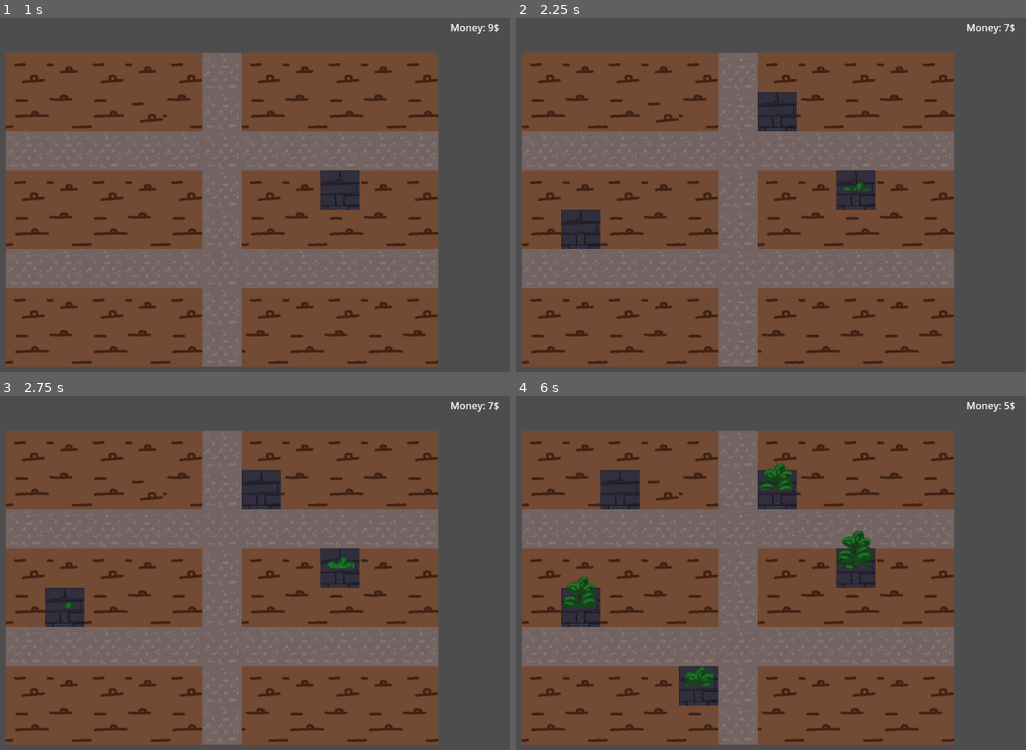
Above: before the commit, frames 1-4 (two rows, left to right).
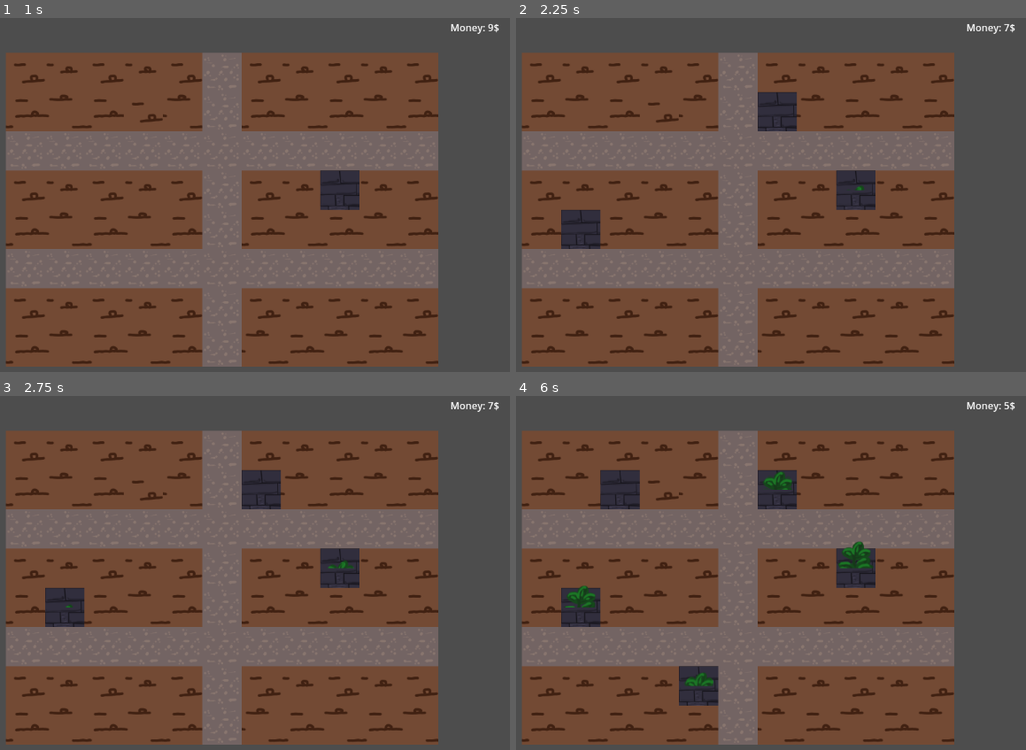
Above: after the commit, the same moments.

Repository: serrureriehurluberlesque/EGJ2025
Game: Godot game, scene res://scenes/world/world.tscn
The game is run twice, just before and just after one commit, with the same random seed, the same clock (stepped at 60 frames per second) and the same inputs.
Inputs (mouse positions are in pixels of both pictures, inside the frame that each line leads up to):
- Up to frame 1 (1 s): tap Enter at 0.5 s; move the mouse to (357, 191) at 0.52 s; press the mouse at (357, 191) at 0.53 s
- Up to frame 2 (2.25 s): tap Space at 1.25 s; move the mouse to (577, 230) at 1.27 s; release the mouse at (577, 230) at 1.28 s; click (577, 230) at 1.35 s; tap Enter at 2 s; move the mouse to (791, 124) at 2.02 s; press the mouse at (791, 124) at 2.03 s
- Up to frame 3 (2.75 s): no input
- Up to frame 4 (6 s): tap Space at 2.75 s; move the mouse to (684, 668) at 2.77 s; release the mouse at (684, 668) at 2.78 s; click (684, 668) at 2.85 s; tap Enter at 3.5 s; move the mouse to (929, 650) at 3.52 s; press the mouse at (929, 650) at 3.53 s; move the mouse to (outside the picture) at 4.27 s; release the mouse at (outside the picture) at 4.28 s; click (outside the picture) at 4.35 s; move the mouse to (755, 590) at 5.02 s; press the mouse at (755, 590) at 5.03 s; move the mouse to (612, 491) at 5.77 s; release the mouse at (612, 491) at 5.78 s; click (612, 491) at 5.85 s

Frame 1 is identical in both runs. In frame 2, less than 0.1% of the frame differs, in the area x 13-70%, y 46-60%; in frame 3, 0.1%; in frame 4, 1.1%, in the area x 9-70%, y 19-82%.

Commit message:
le capitaine crochet est là

Diff:
--- a/egj2025/scenes/plant/plant.gd
+++ b/egj2025/scenes/plant/plant.gd
@@ -6,7 +6,7 @@
 
 var growth := 0.0
 
-var SPRITE_HEIGHT = 128.0
+var SPRITE_HEIGHT = 96.0
 var LIMIT = 66.0
 var GOTTAGOFAST = 10.0  # 1.0 for true game
 @onready var sprites = {$Step1: [0.0, 33.0], $Step2: [33.0, 66.0], $Step3: [66.0, 100.0], $Step4: [100.0, 150.0], $Step5: [150.0, 200.0]}
--- a/egj2025/scenes/plant/plant.tscn
+++ b/egj2025/scenes/plant/plant.tscn
@@ -13,7 +13,7 @@
 
 [sub_resource type="AtlasTexture" id="AtlasTexture_85esa"]
 atlas = ExtResource("3_85esa")
-region = Rect2(0, 214, 64, 128)
+region = Rect2(0, 214, 64, 96)
 
 [sub_resource type="AtlasTexture" id="AtlasTexture_hf3g8"]
 atlas = ExtResource("3_85esa")
